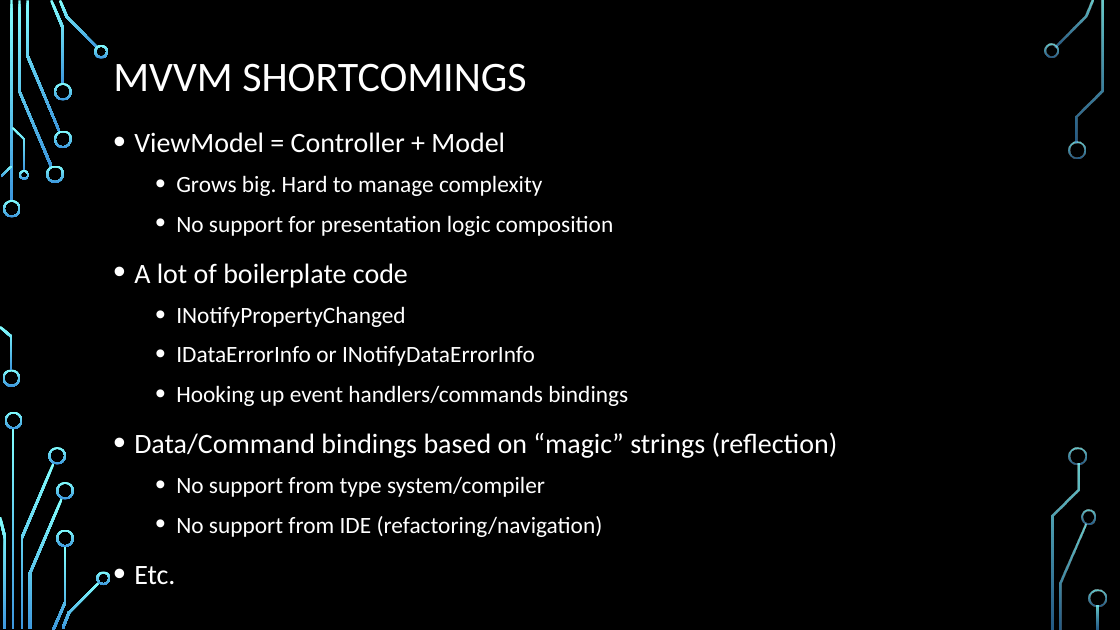
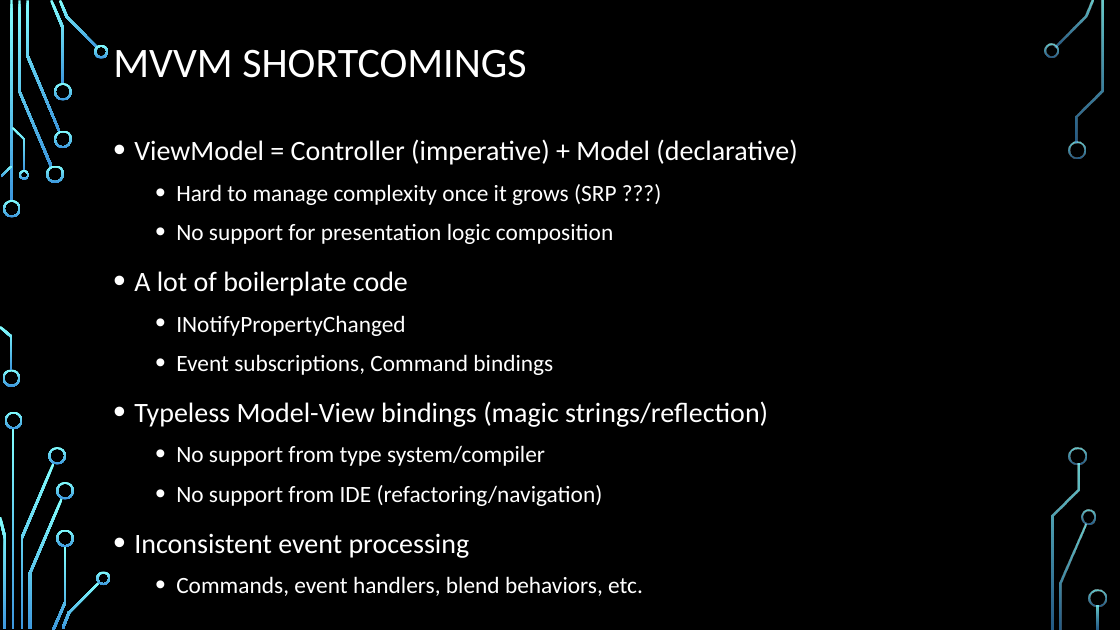
Before and after one commit to dmitry-a-morozov/fsharp-wpf-mvc-series, a slide deck: slide 7 of NYC Meetup.2013-04-23.pptx (slide 5 before the commit). Drawn at 1120x630 pixels with LibreOffice and Linux fonts; fonts in the diff are those of the drawing; background and template pictures are left out. Boxes give left, top, right and bottom in pixels: in the first picture for what was removed or moved away, otherwise in the second. Text is boxed around its words. In the diff, an @@ line names an element or a change of style, - is before the commit and + after.

```diff
--- a/NYC Meetup.2013-04-23.pptx
+++ b/NYC Meetup.2013-04-23.pptx
@@ title "MVVM SHORTCOMINGS" moved from (x1=113, y1=63, x2=526, y2=92) to (x1=113, y1=49, x2=526, y2=78) @@
@@ text "ViewModel = Controller (imperative) + ..." moved from (x1=134, y1=132, x2=838, y2=585) to (x1=134, y1=139, x2=797, y2=596) @@
@@ text at (x1=134, y1=139, x2=797, y2=205): text changed; size 20 to 24 pt @@
-• ViewModel = Controller + Model
-  • Grows big. Hard to manage complexity
+• ViewModel = Controller (imperative) + Model (declarative)
+  • Hard to manage complexity once it grows (SRP ???)
@@ text at (x1=134, y1=354, x2=768, y2=427): text changed; size 20 to 24 pt @@
-  • IDataErrorInfo or INotifyDataErrorInfo
-  • Hooking up event handlers/commands bindings
-• Data/Command bindings based on “magic” strings (reflection)
+  • Event subscriptions, Command bindings
+• Typeless Model-View bindings (magic strings/reflection)
@@ text at (x1=134, y1=533, x2=643, y2=596): text changed; size 24 to 20 pt @@
-• Etc.
+• Inconsistent event processing
+  • Commands, event handlers, blend behaviors, etc.
```
Also in this commit, not shown: 6 other slides changed, 2 slides added, 3 other files.
